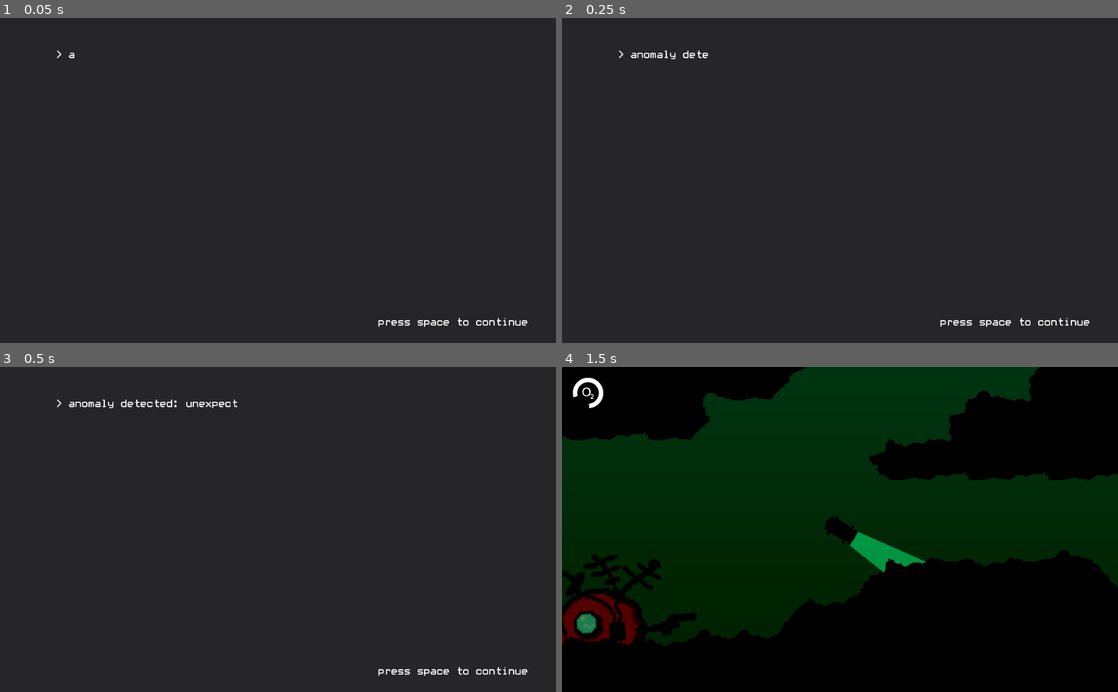
Above: before the commit, frames 1-4 (two rows, left to right).
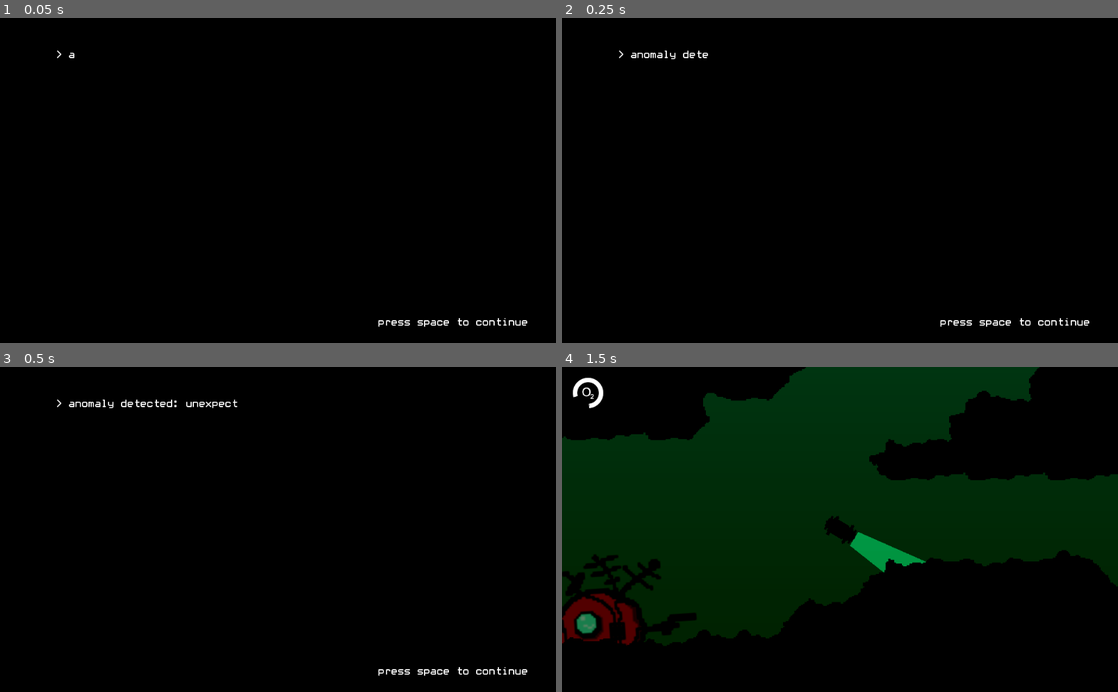
Above: after the commit, the same moments.

Repository: Jayshua/keep_it_alive
Game: Godot game, scene res://scenes/Start1.tscn
The game is run twice, just before and just after one commit, with the same random seed, the same clock (stepped at 60 frames per second) and the same inputs. This scene is started directly instead of the project's main scene.
Inputs:
- Up to frame 1 (0.05 s): no input
- Up to frame 2 (0.25 s): no input
- Up to frame 3 (0.5 s): no input
- Up to frame 4 (1.5 s): tap Space at 0.5 s; hold D (move_right) 0.53-1.28 s; tap Enter (ui_accept) at 0.77 s; hold S (move_down) from 1.28 s (still down)

The runs differ from the first frame. In frame 1, 100% of the frame differs, in the area x 0-100%, y 0-100%; in frame 2, 100%; in frame 3, 100%; in frame 4, nothing differs.

Commit message:
More Work

Diff:
--- a/Main.gd
+++ b/Main.gd
@@ -2,4 +2,4 @@
 
 func _process(delta):
 	if $Player.get_oxygen() <= 0:
-		get_tree().change_scene("res://GameOver.tscn")
+		get_tree().change_scene("res://scenes/GameOver.tscn")
--- a/scenes/GameOver.tscn
+++ b/scenes/GameOver.tscn
@@ -1,64 +1,10 @@
-[gd_scene load_steps=11 format=2]
+[gd_scene load_steps=7 format=2]
 
 [ext_resource path="res://fonts/whitrabt.ttf" type="DynamicFontData" id=1]
 [ext_resource path="res://TypeText.gd" type="Script" id=2]
-[ext_resource path="res://scenes/ChangeSceneOnSpace.gd" type="Script" id=3]
+[ext_resource path="res://scenes/press space to continue.tscn" type="PackedScene" id=3]
 [ext_resource path="res://Main.tscn" type="PackedScene" id=4]
-
-[sub_resource type="VisualShaderNodeInput" id=1]
-input_name = "time"
-
-[sub_resource type="VisualShaderNodeScalarOp" id=2]
-default_input_values = [ 0, 0.0, 1, 100.0 ]
-operator = 4
-
-[sub_resource type="VisualShaderNodeScalarOp" id=3]
-default_input_values = [ 0, 0.0, 1, 100.0 ]
-operator = 3
-
-[sub_resource type="VisualShader" id=4]
-code = "shader_type spatial;
-
-
-
-void vertex() {
-// Output:0
-
-}
-
-void fragment() {
-// Input:2
-	float n_out2p0 = TIME;
-
-// ScalarOp:3
-	float n_in3p1 = 100.00000;
-	float n_out3p0 = mod(n_out2p0, n_in3p1);
-
-// ScalarOp:4
-	float n_in4p1 = 100.00000;
-	float n_out4p0 = n_out3p0 / n_in4p1;
-
-// Output:0
-	ALPHA = n_out4p0;
-
-}
-
-void light() {
-// Output:0
-
-}
-"
-nodes/fragment/0/position = Vector2( 560, 200 )
-nodes/fragment/2/node = SubResource( 1 )
-nodes/fragment/2/position = Vector2( -140, 320 )
-nodes/fragment/3/node = SubResource( 2 )
-nodes/fragment/3/position = Vector2( 100, 380 )
-nodes/fragment/4/node = SubResource( 3 )
-nodes/fragment/4/position = Vector2( 280, 340 )
-nodes/fragment/connections = PoolIntArray( 2, 0, 3, 0, 3, 0, 4, 0, 4, 0, 0, 1 )
-
-[sub_resource type="ShaderMaterial" id=5]
-shader = SubResource( 4 )
+[ext_resource path="res://scenes/PanelStyle.tres" type="StyleBox" id=5]
 
 [sub_resource type="DynamicFont" id=6]
 size = 21
@@ -67,18 +13,16 @@
 [node name="Control" type="Control"]
 anchor_right = 1.0
 anchor_bottom = 1.0
-script = ExtResource( 3 )
 __meta__ = {
 "_edit_use_anchors_": false
 }
-scene = ExtResource( 4 )
 
 [node name="Panel" type="Panel" parent="."]
-material = SubResource( 5 )
 anchor_right = 1.0
 anchor_bottom = 1.0
 grow_horizontal = 0
 grow_vertical = 0
+custom_styles/panel = ExtResource( 5 )
 __meta__ = {
 "_edit_use_anchors_": false
 }
@@ -108,3 +52,6 @@
 __meta__ = {
 "_edit_use_anchors_": false
 }
+
+[node name="press space to continue" parent="Panel" instance=ExtResource( 3 )]
+scene = ExtResource( 4 )
--- /dev/null
+++ b/scenes/PanelStyle.tres
@@ -0,0 +1,4 @@
+[gd_resource type="StyleBoxFlat" format=2]
+
+[resource]
+bg_color = Color( 0, 0, 0, 1 )
--- a/scenes/Start1.tscn
+++ b/scenes/Start1.tscn
@@ -1,9 +1,10 @@
-[gd_scene load_steps=10 format=2]
+[gd_scene load_steps=11 format=2]
 
 [ext_resource path="res://fonts/whitrabt.tres" type="DynamicFont" id=1]
 [ext_resource path="res://TypeText.gd" type="Script" id=2]
-[ext_resource path="res://scenes/ChangeSceneOnSpace.gd" type="Script" id=3]
+[ext_resource path="res://scenes/PanelStyle.tres" type="StyleBox" id=3]
 [ext_resource path="res://scenes/Start2.tscn" type="PackedScene" id=4]
+[ext_resource path="res://scenes/press space to continue.tscn" type="PackedScene" id=5]
 
 [sub_resource type="VisualShaderNodeInput" id=1]
 input_name = "time"
@@ -63,11 +64,9 @@
 [node name="Control" type="Control"]
 anchor_right = 1.0
 anchor_bottom = 1.0
-script = ExtResource( 3 )
 __meta__ = {
 "_edit_use_anchors_": false
 }
-scene = ExtResource( 4 )
 
 [node name="Panel" type="Panel" parent="."]
 material = SubResource( 5 )
@@ -75,6 +74,7 @@
 anchor_bottom = 1.0
 grow_horizontal = 0
 grow_vertical = 0
+custom_styles/panel = ExtResource( 3 )
 __meta__ = {
 "_edit_use_anchors_": false
 }
@@ -102,10 +102,5 @@
 "_edit_use_anchors_": false
 }
 
-[node name="Label2" type="Label" parent="Panel"]
-anchor_right = 0.95
-anchor_bottom = 0.95
-custom_fonts/font = ExtResource( 1 )
-text = "press space to continue"
-align = 2
-valign = 2
+[node name="press space to continue" parent="Panel" instance=ExtResource( 5 )]
+scene = ExtResource( 4 )
--- a/scenes/Start2.tscn
+++ b/scenes/Start2.tscn
@@ -1,9 +1,10 @@
-[gd_scene load_steps=11 format=2]
+[gd_scene load_steps=12 format=2]
 
 [ext_resource path="res://TypeText.gd" type="Script" id=1]
 [ext_resource path="res://fonts/whitrabt.ttf" type="DynamicFontData" id=2]
-[ext_resource path="res://scenes/ChangeSceneOnSpace.gd" type="Script" id=3]
+[ext_resource path="res://scenes/PanelStyle.tres" type="StyleBox" id=3]
 [ext_resource path="res://Main.tscn" type="PackedScene" id=4]
+[ext_resource path="res://scenes/press space to continue.tscn" type="PackedScene" id=5]
 
 [sub_resource type="VisualShaderNodeInput" id=1]
 input_name = "time"
@@ -67,11 +68,9 @@
 [node name="Control" type="Control"]
 anchor_right = 1.0
 anchor_bottom = 1.0
-script = ExtResource( 3 )
 __meta__ = {
 "_edit_use_anchors_": false
 }
-scene = ExtResource( 4 )
 
 [node name="Panel" type="Panel" parent="."]
 material = SubResource( 5 )
@@ -79,6 +78,7 @@
 anchor_bottom = 1.0
 grow_horizontal = 0
 grow_vertical = 0
+custom_styles/panel = ExtResource( 3 )
 __meta__ = {
 "_edit_use_anchors_": false
 }
@@ -105,3 +105,6 @@
 __meta__ = {
 "_edit_use_anchors_": false
 }
+
+[node name="press space to continue" parent="Panel" instance=ExtResource( 5 )]
+scene = ExtResource( 4 )
--- /dev/null
+++ b/scenes/press space to continue.tscn
@@ -0,0 +1,13 @@
+[gd_scene load_steps=3 format=2]
+
+[ext_resource path="res://fonts/whitrabt.tres" type="DynamicFont" id=1]
+[ext_resource path="res://scenes/ChangeSceneOnSpace.gd" type="Script" id=2]
+
+[node name="press space to continue" type="Label"]
+anchor_right = 0.95
+anchor_bottom = 0.95
+custom_fonts/font = ExtResource( 1 )
+text = "press space to continue"
+align = 2
+valign = 2
+script = ExtResource( 2 )
